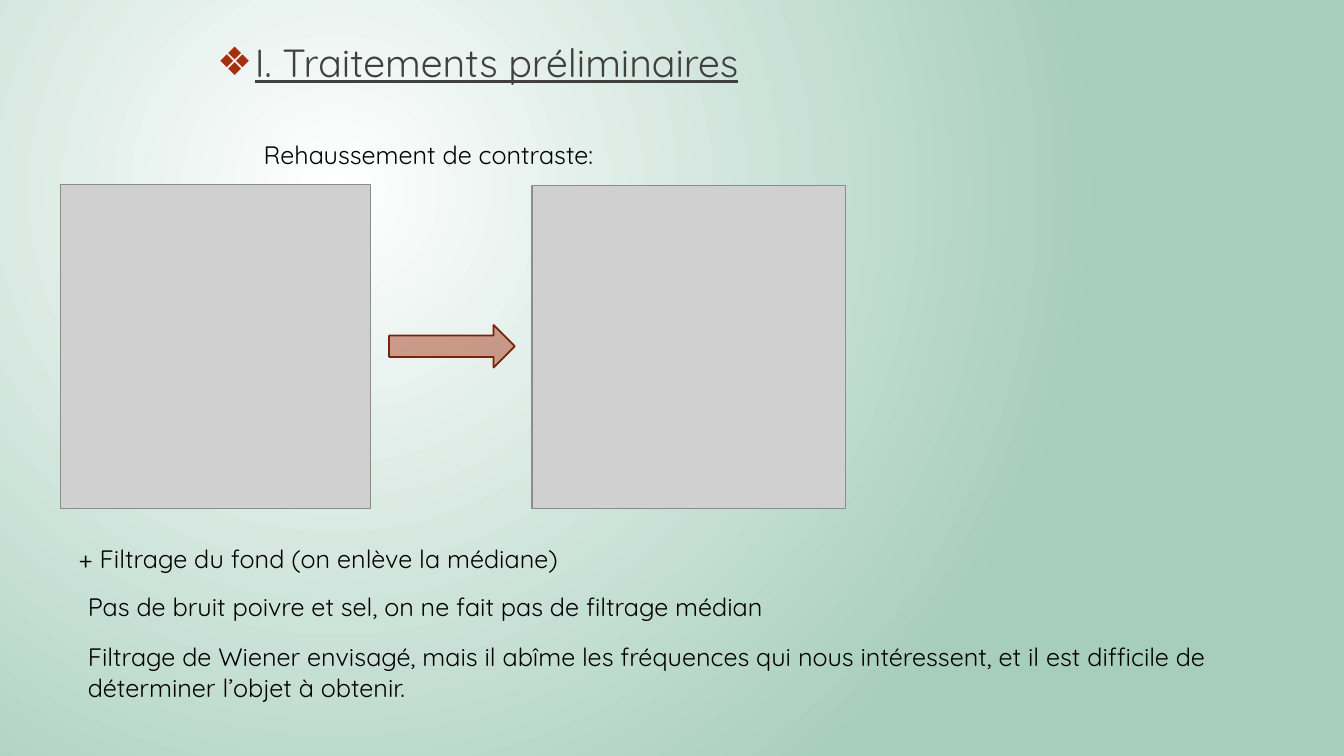
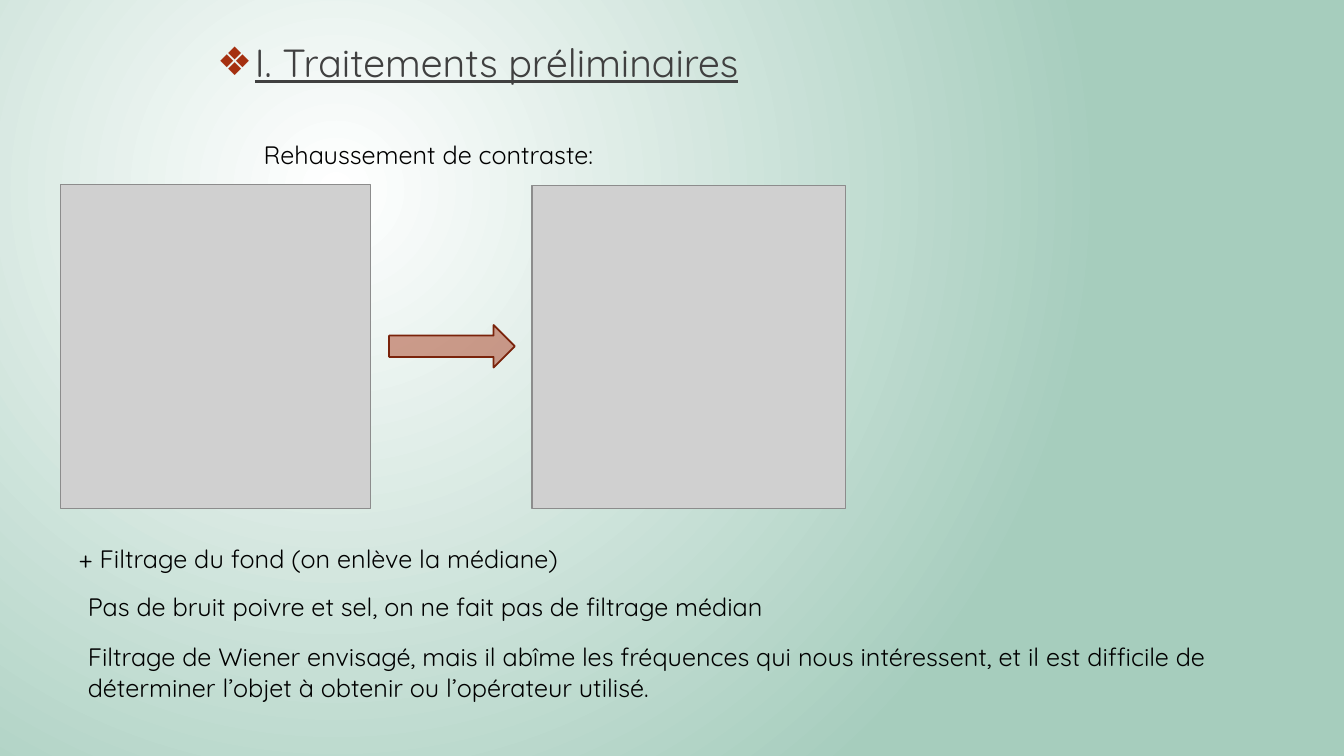
Before and after one commit to Killian-Herveau/PIMS, a slide deck: slide 7 of Pres_Avril/PresentationPIMSAvrilA.pptx. Drawn at 1344x756 pixels with LibreOffice and Linux fonts; fonts in the diff are those of the drawing; grey boxes stand for pictures. Boxes give left, top, right and bottom in pixels: in the first picture for what was removed or moved away, otherwise in the second. Text is boxed around its words. In the diff, an @@ line names an element or a change of style, - is before the commit and + after.

```diff
--- a/Pres_Avril/PresentationPIMSAvrilA.pptx
+++ b/Pres_Avril/PresentationPIMSAvrilA.pptx
@@ text at (88,647,1205,702): text changed @@
-Filtrage de Wiener envisagé, mais il abîme les fréquences qui nous intéressent, et il est difficile de déterminer l’objet à obtenir.
+Filtrage de Wiener envisagé, mais il abîme les fréquences qui nous intéressent, et il est difficile de déterminer l’objet à obtenir ou l’opérateur utilisé.
```
Also in this commit, not shown: 1 other slide changed, 3 other files.
